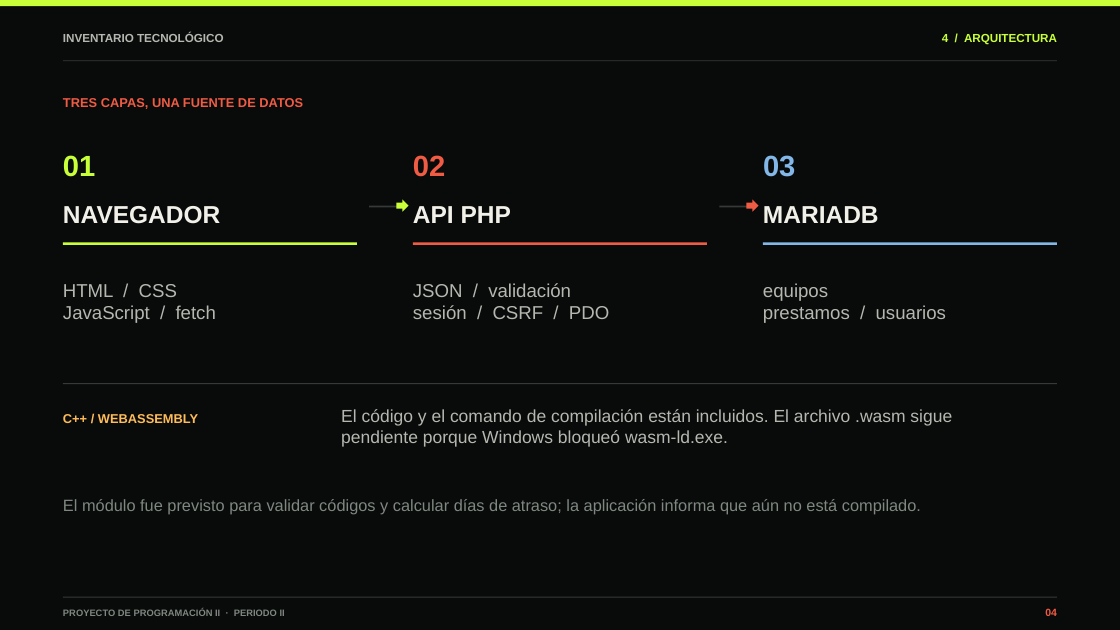
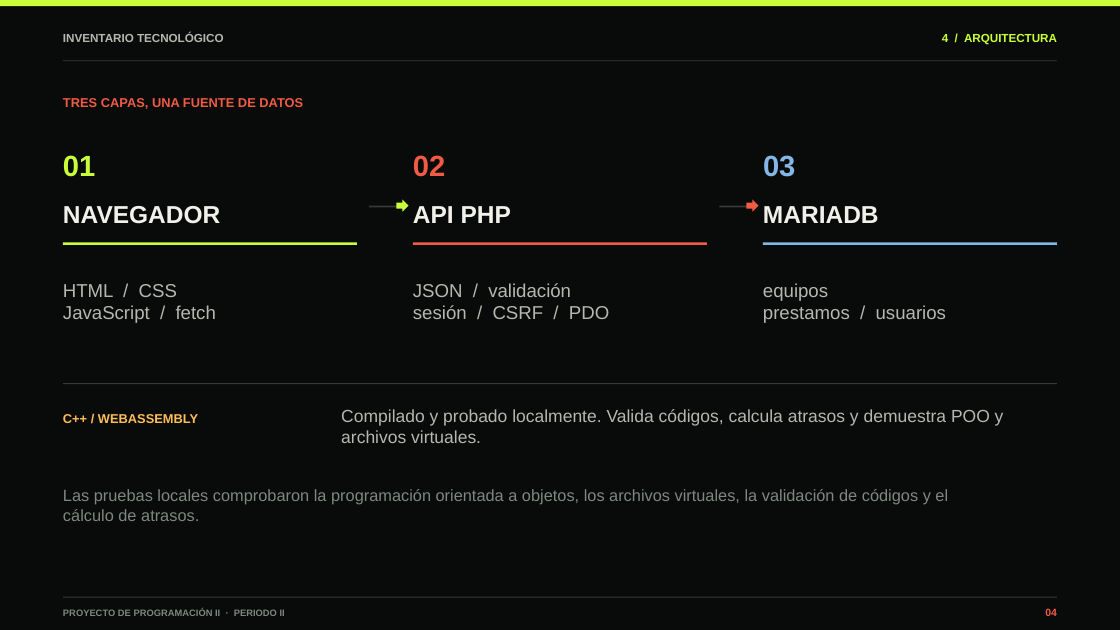
Before and after one commit to EvanSoyYo/inventario-colegio, a slide deck: slide 4 of docs/presentacion-inventario-escolar.pptx. Drawn at 1120x630 pixels with LibreOffice and Linux fonts; fonts in the diff are those of the drawing. Boxes give left, top, right and bottom in pixels: in the first picture for what was removed or moved away, otherwise in the second. Text is boxed around its words. In the diff, an @@ line names an element or a change of style, - is before the commit and + after.

```diff
--- a/docs/presentacion-inventario-escolar.pptx
+++ b/docs/presentacion-inventario-escolar.pptx
@@ text at bbox=[341, 409, 1004, 443]: text changed @@
-El código y el comando de compilación están incluidos. El archivo .wasm sigue pendiente porque Windows bloqueó wasm-ld.exe.
+Compilado y probado localmente. Valida códigos, calcula atrasos y demuestra POO y archivos virtuales.
@@ text at bbox=[63, 489, 948, 521]: text changed @@
-El módulo fue previsto para validar códigos y calcular días de atraso; la aplicación informa que aún no está compilado.
+Las pruebas locales comprobaron la programación orientada a objetos, los archivos virtuales, la validación de códigos y el cálculo de atrasos.
```
Also in this commit, not shown: 3 other slides changed, 9 other files.
